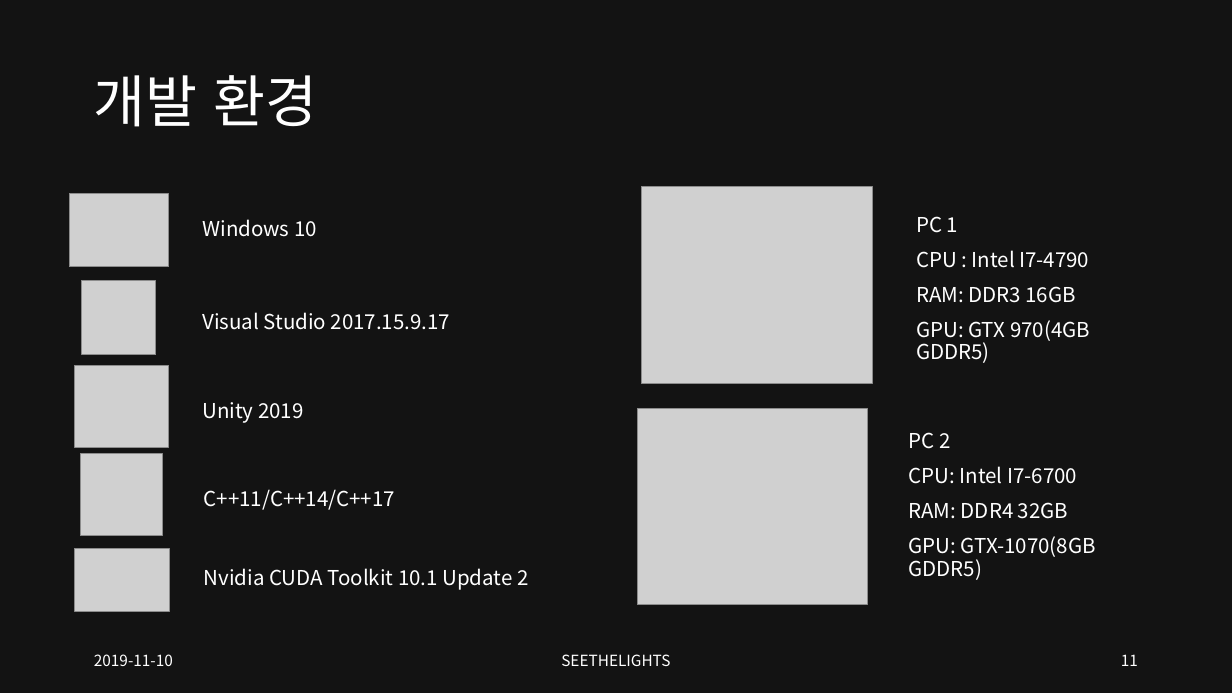
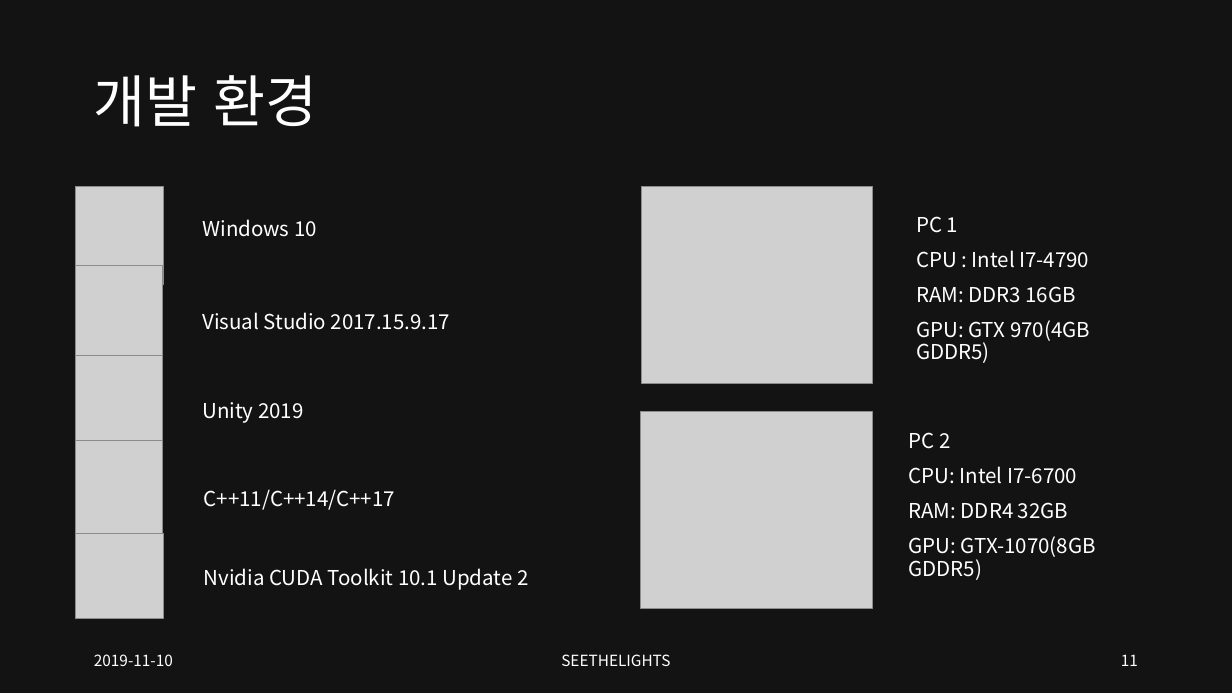
Before and after one commit to SEETHELGIHT/CapstonePlanning, a slide deck: slide 11 of doc/GPU-Accelerated_Ray_Tracing.pptx. Drawn at 1232x693 pixels with LibreOffice and Linux fonts; fonts in the diff are those of the drawing; grey boxes stand for pictures. Boxes give left, top, right and bottom in pixels: in the first picture for what was removed or moved away, otherwise in the second. Text is boxed around its words. In the diff, an @@ line names an element or a change of style, - is before the commit and + after.

```diff
--- a/doc/GPU-Accelerated_Ray_Tracing.pptx
+++ b/doc/GPU-Accelerated_Ray_Tracing.pptx
@@ picture: place and size @@
-picture at (69,194,169,267)
+picture at (76,187,164,285)
@@ picture: place and size @@
-picture at (82,281,156,355)
+picture at (76,265,163,370)
@@ picture: place and size @@
-picture at (74,365,168,447)
+picture at (75,356,163,448)
@@ picture: place and size @@
-picture at (638,409,868,604)
+picture at (641,412,872,610)
@@ picture: place and size @@
-picture at (80,454,163,536)
+picture at (76,441,164,543)
@@ picture: place and size @@
-picture at (75,549,169,612)
+picture at (76,534,164,619)
```
Also in this commit, not shown: 5 other slides changed, 6 slides added.
